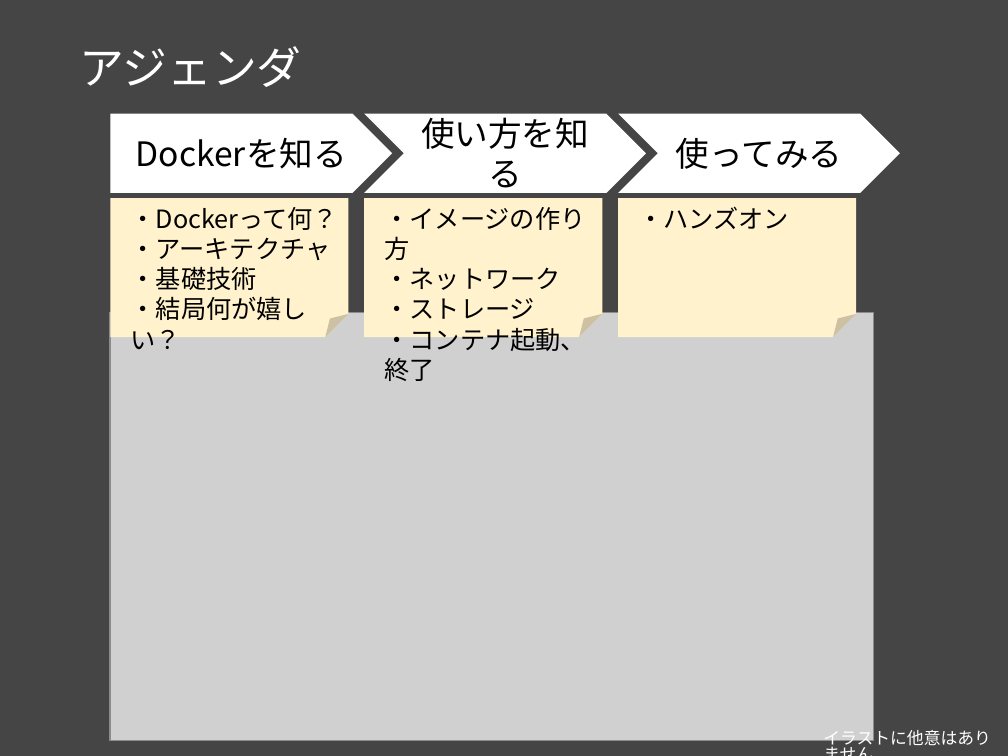
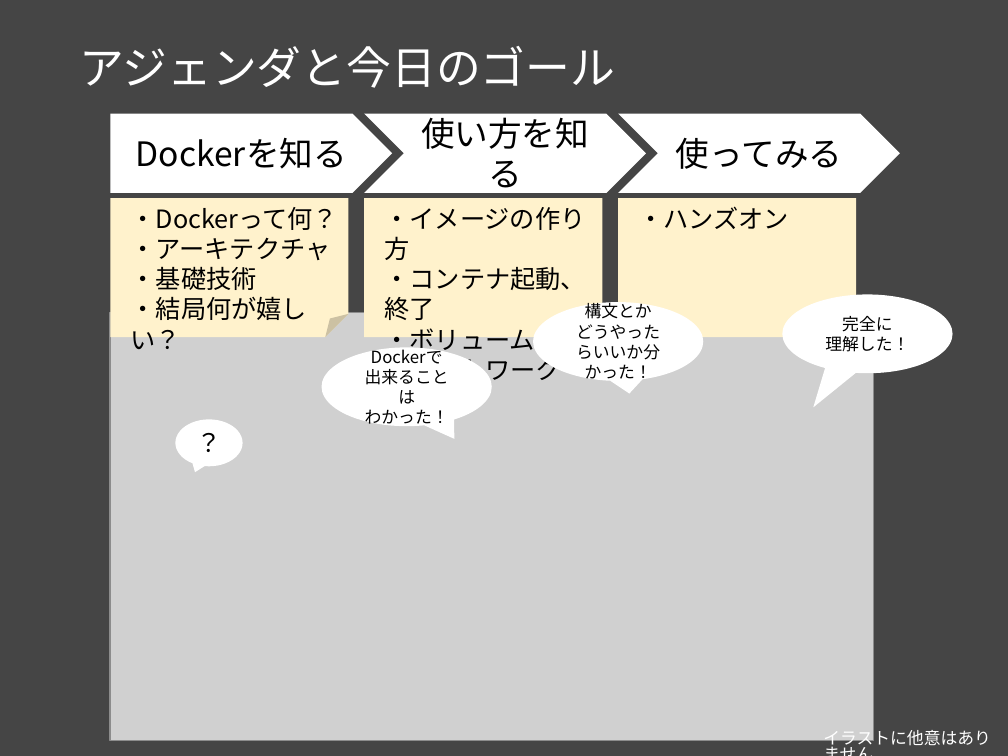
Before and after one commit to msntts/workshop_docker, a slide deck: slide 4 of docker勉強会Vol1.pptx. Drawn at 1008x756 pixels with LibreOffice and Linux fonts; fonts in the diff are those of the drawing; grey boxes stand for pictures. Boxes give left, top, right and bottom in pixels: in the first picture for what was removed or moved away, otherwise in the second. Text is boxed around its words. In the diff, an @@ line names an element or a change of style, - is before the commit and + after.

Commit message:
だいぶ作った。あとはネットワークとハンズオン

```diff
--- a/docker勉強会Vol1.pptx
+++ b/docker勉強会Vol1.pptx
@@ title at [79,46,615,88]: text changed @@
-アジェンダ
+アジェンダと今日のゴール
@@ text in folded corner at [384,267,586,355]: paragraphs added @@
+  ・コンテナ起動、終了
+  ・ボリューム
@@ text in folded corner at [384,298,586,351]: paragraphs removed @@
-  ・ストレージ
-  ・コンテナ起動、終了
@@ speech bubble added at [782,294,953,373], fill #FFFFFF, 12 pt, text #000000 @@
+完全に
+理解した！
@@ speech bubble added at [533,302,704,381], fill #FFFFFF, 12 pt, text #000000 @@
+構文とか
+どうやったらいいか分かった！
@@ speech bubble added at [322,348,492,426], fill #FFFFFF, 12 pt, text #000000 @@
+Dockerで
+出来ることは
+わかった！
@@ speech bubble added at [175,419,243,467], fill #FFFFFF, 18 pt, text #000000 @@
+？
```
Also in this commit, not shown: 7 other slides changed, 14 slides added, 1 slide removed.
